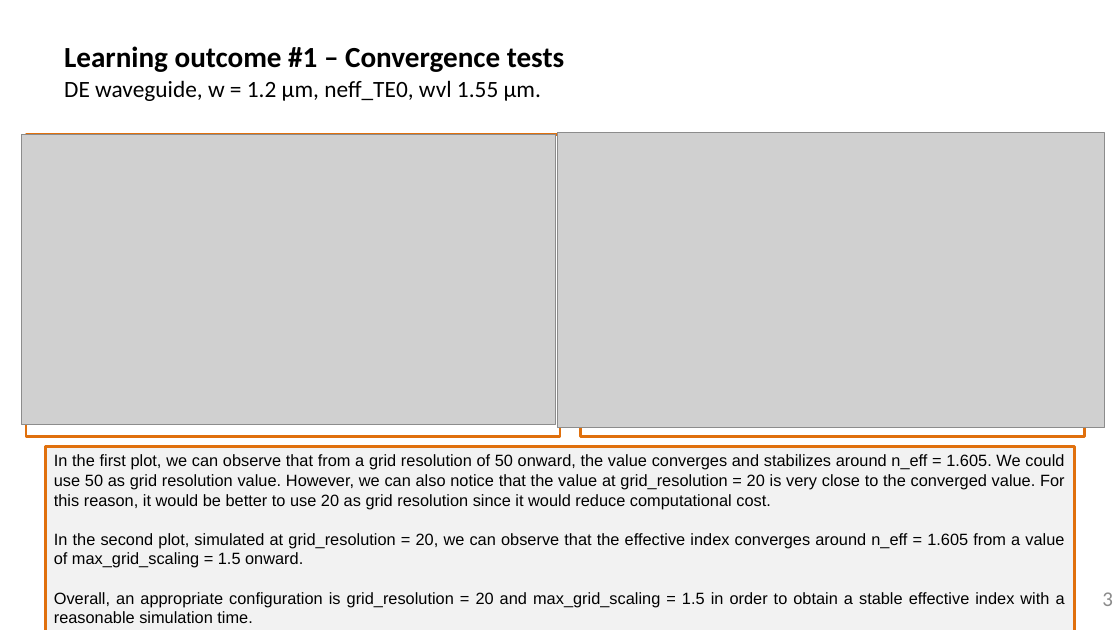
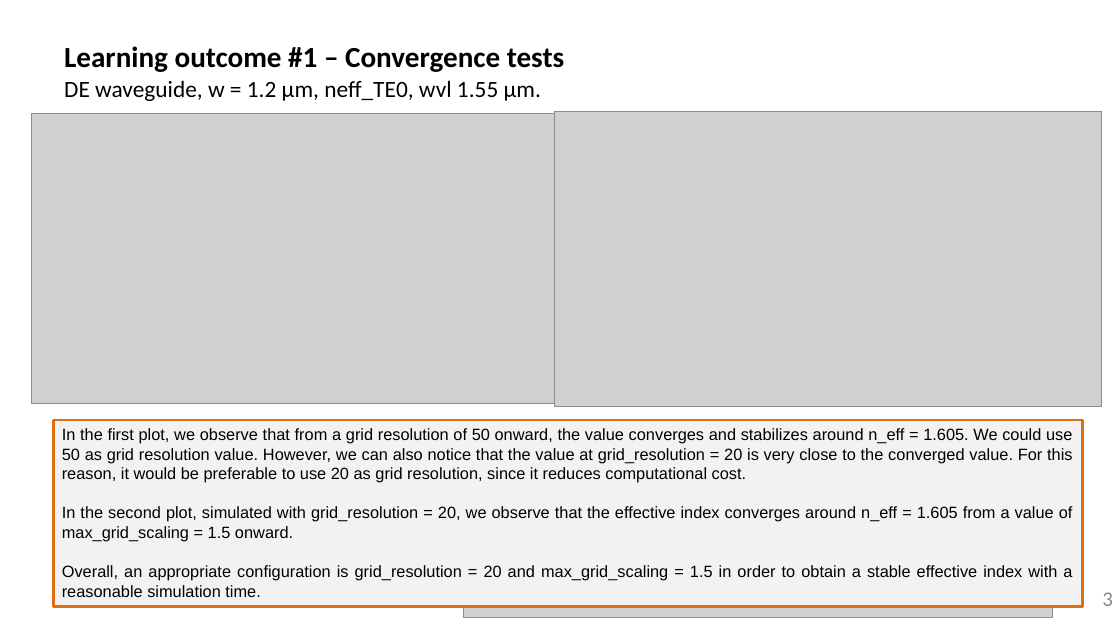
Before and after one commit to mromgar1/pic-upv-lab1, a slide deck: slide 3 of LabBook_10.pptx. Drawn at 1120x630 pixels with LibreOffice and Linux fonts; fonts in the diff are those of the drawing; grey boxes stand for pictures; background and template pictures are left out. Boxes give left, top, right and bottom in pixels: in the first picture for what was removed or moved away, otherwise in the second. Text is boxed around its words. In the diff, an @@ line names an element or a change of style, - is before the commit and + after.

Commit message:
finished

```diff
--- a/LabBook_10.pptx
+++ b/LabBook_10.pptx
@@ picture: place and size @@
-picture at (21, 134, 555, 425)
+picture at (31, 113, 565, 404)
@@ picture: place and size @@
-picture at (558, 133, 1106, 428)
+picture at (555, 111, 1102, 406)
@@ rectangle removed at (26, 134, 560, 437) @@
@@ rectangle removed at (581, 133, 1085, 437) @@
@@ rectangle "In the first plot, we ...": place and size @@
-rectangle "In the first plot, we ..." at (45, 446, 1075, 630)
+rectangle "In the first plot, we ..." at (54, 420, 1083, 607)
@@ text in rectangle at (62, 428, 1073, 542): text changed @@
-In the first plot, we can observe that from a grid resolution of 50 onward, the value converges and stabilizes around n_eff = 1.605. We could use 50 as grid resolution value. However, we can also notice that the value at grid_resolution = 20 is very close to the converged value. For this reason, it would be better to use 20 as grid resolution since it would reduce computational cost.
-In the second plot, simulated at grid_resolution = 20, we can observe that the effective index converges around n_eff = 1.605 from a value of max_grid_scaling = 1.5 onward.
+In the first plot, we observe that from a grid resolution of 50 onward, the value converges and stabilizes around n_eff = 1.605. We could use 50 as grid resolution value. However, we can also notice that the value at grid_resolution = 20 is very close to the converged value. For this reason, it would be preferable to use 20 as grid resolution, since it reduces computational cost.
+In the second plot, simulated with grid_resolution = 20, we observe that the effective index converges around n_eff = 1.605 from a value of max_grid_scaling = 1.5 onward.
@@ text added at (57, 596, 207, 608), 12 pt, text #585858 @@
+LAB 1.0. WAVEGUIDES
@@ picture added at (464, 584, 1053, 618) @@
```
Also in this commit, not shown: 3 other slides changed, 5 slides added, 2 slides removed.
